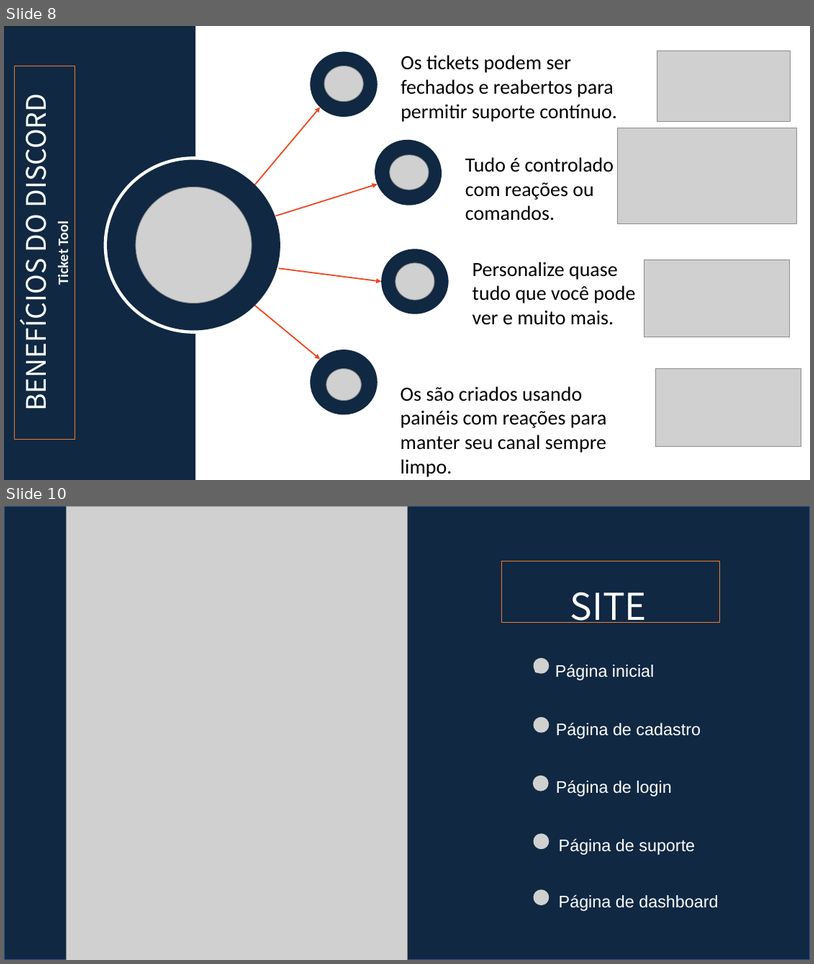
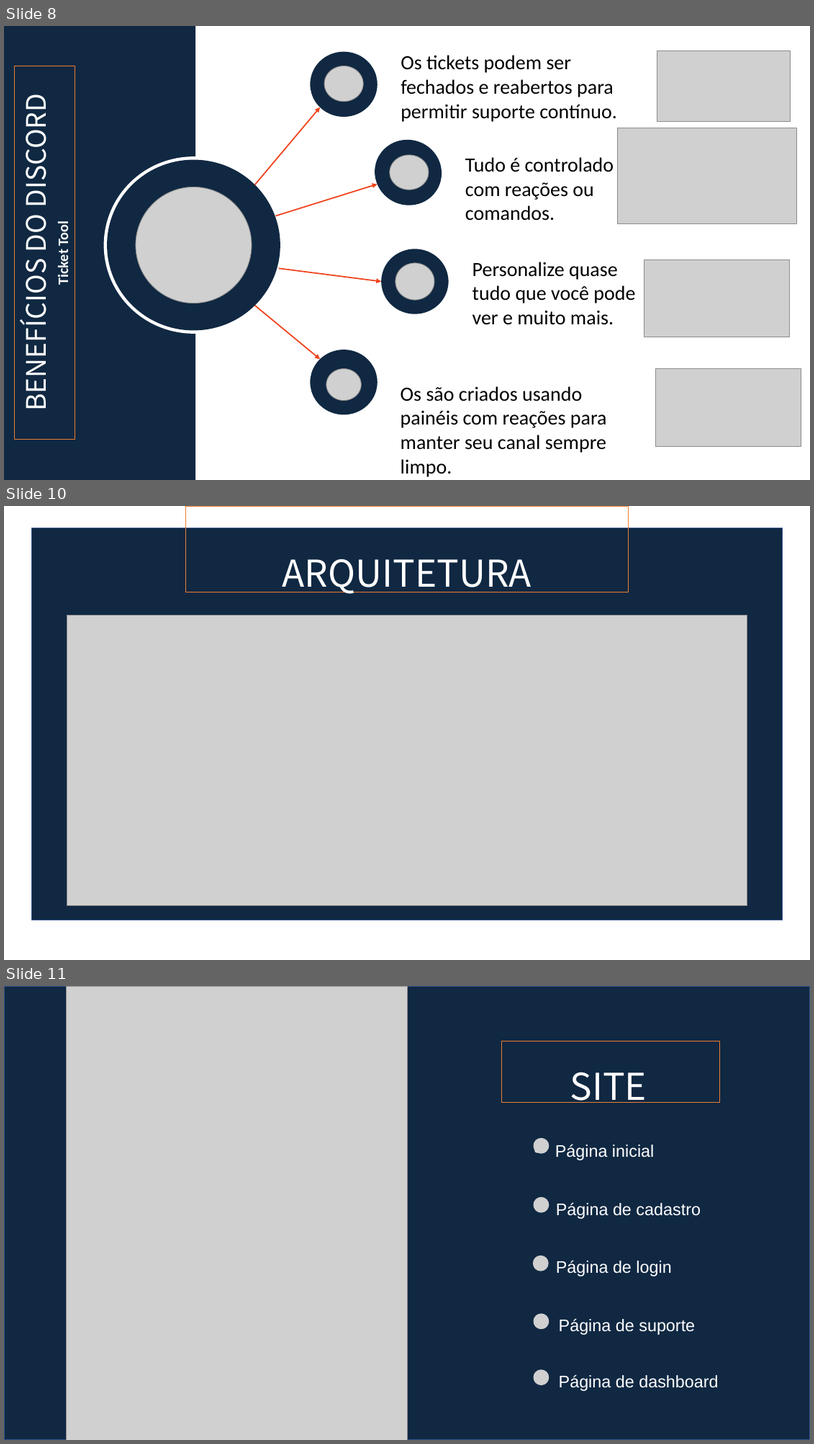
Before and after one commit to BandTec/grupo-05-adsa-20201, a slide deck: Supervisor 3.pptx. Shown one above the other, each under a label of ours: slides 8 and 10 before the commit, slides 8, 10 and 11 after it; the slides between them are not shown. The pictures are 814x964 and 814x1444 pixels, drawn with LibreOffice and Linux fonts; fonts in the diff are those of the drawing; grey boxes stand for pictures. Boxes give left, top, right and bottom in pixels: in the first picture for what was removed or moved away, otherwise in the second. Text is boxed around its words. In the diff, an @@ line names an element or a change of style, - is before the commit and + after.

```diff
--- a/Supervisor 3.pptx
+++ b/Supervisor 3.pptx
@@ slide 10 added at (4,506,810,960), background #FFFFFF @@
@@ rectangle added at (186,506,629,592), outline #ED7D31 0.75 pt @@
@@ rectangle added at (32,528,783,919), fill #102842, outline #325491 1 pt @@
@@ text added at (283,559,532,594), 44 pt, text #FFFFFF @@
+ARQUITETURA
@@ picture added at (67,615,748,906) @@
@@ what was slide 10 is now slide 11 @@
```
Also in this commit, not shown: 5 slides changed, 2 other files.
